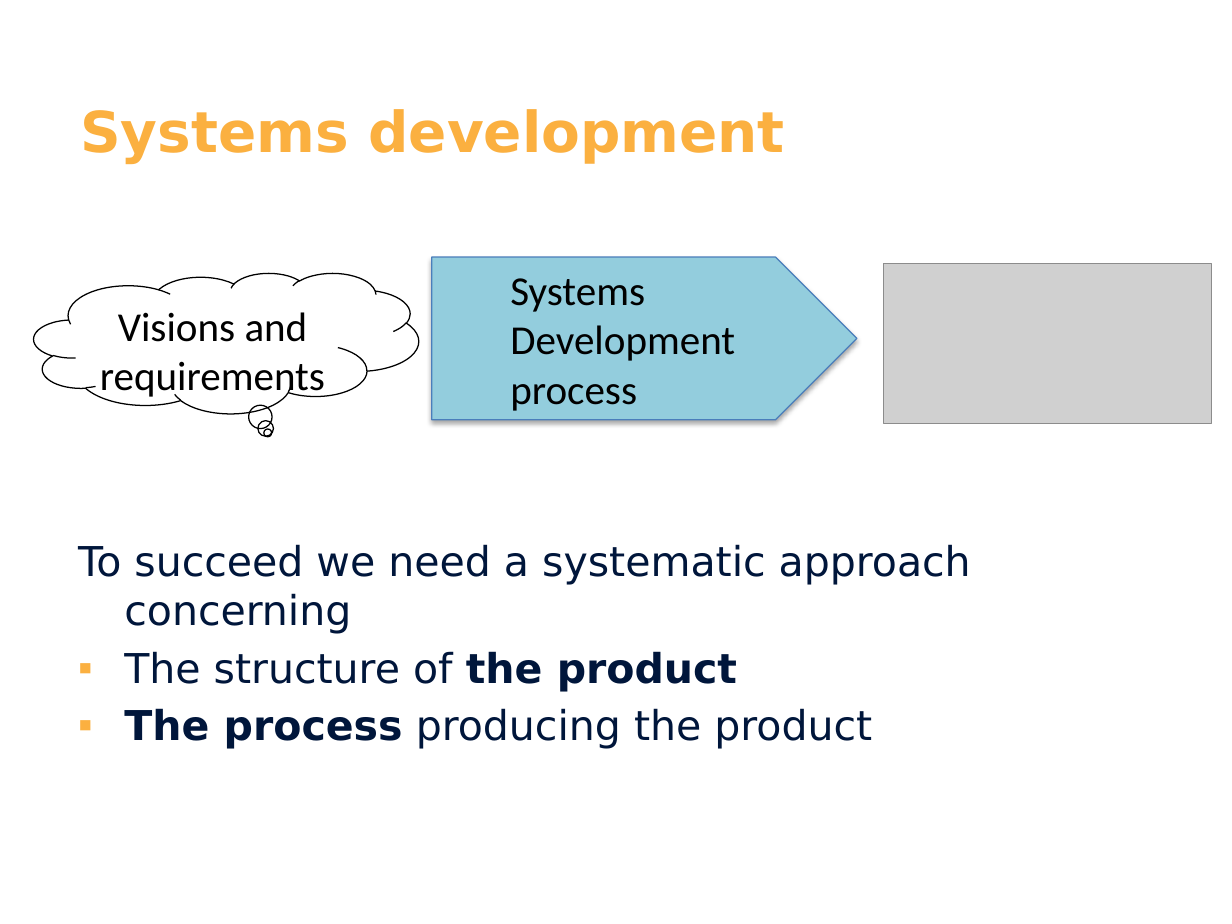
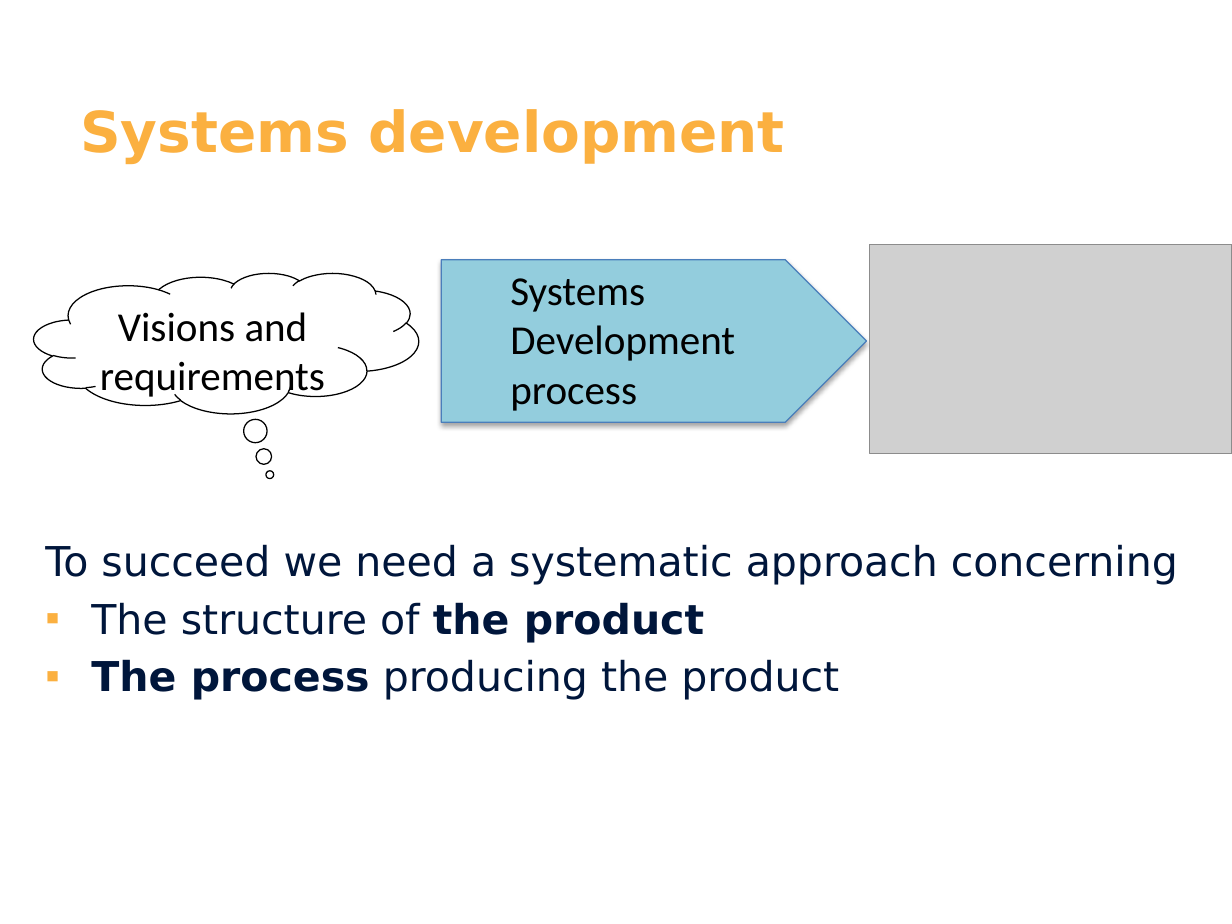
Before and after one commit to Cphdat3sem2018f/SYS-Week-3, a slide deck: slide 4 of Comparison of methods 2018.pptx (slide 3 before the commit). Drawn at 1232x924 pixels with LibreOffice and Linux fonts; fonts in the diff are those of the drawing; grey boxes stand for pictures; background and template pictures are left out. Boxes give left, top, right and bottom in pixels: in the first picture for what was removed or moved away, otherwise in the second. Text is boxed around its words. In the diff, an @@ line names an element or a change of style, - is before the commit and + after.

```diff
--- a/Comparison of methods 2018.pptx
+++ b/Comparison of methods 2018.pptx
@@ pentagon arrow: place and size @@
-pentagon arrow at box(431, 257, 856, 420)
+pentagon arrow at box(441, 260, 866, 423)
@@ picture: place and size @@
-picture at box(883, 264, 1211, 424)
+picture at box(870, 244, 1232, 453)
@@ thought cloud "Visions and requirements" at box(34, 274, 419, 414): proportions changed @@
@@ text "To succeed we need a ..." rewrapped from box(78, 544, 971, 749) to box(45, 544, 1178, 700) @@
```
Also in this commit, not shown: 2 other slides changed, 1 slide added, 1 slide removed.
